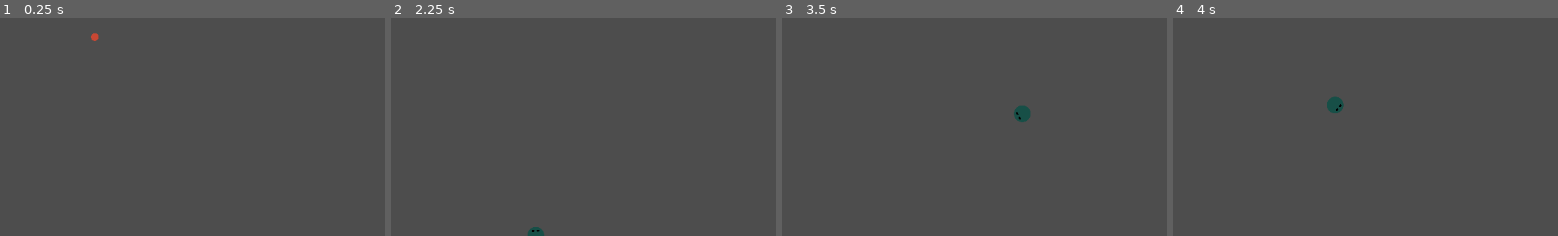
Above: before the commit, frames 1-4 (left to right).
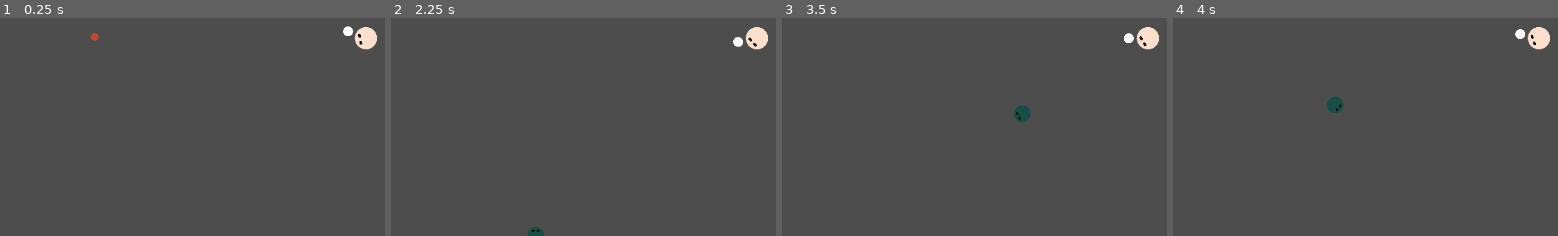
Above: after the commit, the same moments.

Repository: ArcticGizmo/dodgeball
Game: Godot game, scene res://scenes/levels/level.tscn
Same seed, same stepped clock (60 frames per second), same inputs: the game is played once before the commit and once after it. The engine's default icon, where the game draws it, is replaced by a stand-in: a white triangle on a blue panel in a dark square.
Inputs (mouse positions are % of the whole screen's width and height, from its top left):
- Up to frame 1 (0.25 s): no input
- Up to frame 2 (2.25 s): tap Enter at 0.5 s; move the mouse to (73, 44) at 0.52 s; hold D (right) 0.53-1.28 s; click (73, 44) at 0.6 s; move the mouse to (29, 54) at 1.27 s; hold S (down) 1.28-2.03 s; right-click (29, 54) at 1.35 s; tap Space at 2 s; move the mouse to (60, 26) at 2.02 s; hold D (right) from 2.03 s (still down); click (60, 26) at 2.1 s
- Up to frame 3 (3.5 s): move the mouse to (45, 70) at 2.77 s; release D (right) at 2.78 s; hold W (up) from 2.78 s (still down); right-click (45, 70) at 2.85 s
- Up to frame 4 (4 s): tap Enter at 3.5 s; move the mouse to (81, 65) at 3.52 s; release W (up) at 3.53 s; hold A (left) from 3.53 s (still down); click (81, 65) at 3.6 s
The pictures show only the part of the screen within x 43-93%, y 21-71%; the shares and areas given below are measured in that part.

The runs differ from the first frame. In frame 1, 0.6% of the frame differs, in the area x 89-98%, y 3-15%; in frame 2, 0.6%; in frame 3, 0.6%; in frame 4, 0.6%.

Commit message:
Added a rebounder

Diff:
--- a/scenes/levels/level.gd
+++ b/scenes/levels/level.gd
@@ -18,8 +18,15 @@
 
 
 
-func _on_player_create_ball(position, velocity, times_thrown = 0):
-	print("create ball")
+func _on_player_create_ball(position, velocity, times_thrown):
+	print("player create ball")
+	_on_create_ball(position, velocity, times_thrown)
+
+func _on_rebounder_create_ball(position, velocity, times_thrown):
+	print("rebounder create ball")
+	_on_create_ball(position, velocity, times_thrown)
+
+func _on_create_ball(position, velocity, times_thrown = 0):
 	var ball = ball_template.instantiate()
 
 	ball.global_position = position
--- a/scenes/levels/level.tscn
+++ b/scenes/levels/level.tscn
@@ -6,6 +6,7 @@
 [ext_resource type="PackedScene" uid="uid://jp2ugf28lli6" path="res://scenes/projectiles/ball.tscn" id="4_nq2sh"]
 [ext_resource type="PackedScene" uid="uid://dp520mjupndw2" path="res://scenes/objects/wall.tscn" id="4_y3edk"]
 [ext_resource type="PackedScene" uid="uid://byuo0i4ns66sp" path="res://scenes/objects/ball_spawner.tscn" id="5_snfvr"]
+[ext_resource type="PackedScene" uid="uid://dcfae62pc21bu" path="res://scenes/objects/rebounder.tscn" id="7_ek7ia"]
 
 [node name="Level" type="Node2D"]
 script = ExtResource("1_a6nrm")
@@ -25,6 +26,8 @@
 [node name="player" parent="Players" instance=ExtResource("1_gu7g5")]
 position = Vector2(-427, -207)
 scale = Vector2(0.75, 0.75)
+
+[node name="Objects" type="Node" parent="."]
 
 [node name="Projectiles" type="Node" parent="."]
 
@@ -63,6 +66,11 @@
 [node name="PlayerRespawnMarker" type="Marker2D" parent="."]
 position = Vector2(-301, 116)
 
+[node name="Rebounder" parent="." node_paths=PackedStringArray("player") instance=ExtResource("7_ek7ia")]
+position = Vector2(1797, -592)
+player = NodePath("../Players/player")
+
 [connection signal="create_ball" from="Players/player" to="." method="_on_player_create_ball"]
 [connection signal="player_death" from="Players/player" to="." method="_on_player_player_death"]
 [connection signal="timeout" from="PlayerRespawnTimer" to="." method="_on_player_respawn_timer_timeout"]
+[connection signal="create_ball" from="Rebounder" to="." method="_on_rebounder_create_ball"]
--- /dev/null
+++ b/scenes/objects/rebounder.gd
@@ -0,0 +1,45 @@
+extends Node2D
+
+@export var player: CharacterBody2D
+@export var return_bonus_speed_factor: float = 1.01
+@export var throw_speed: int = 1500
+
+signal create_ball(position: Vector2, velocity: Vector2, times_thrown: int)
+
+var ball_held: bool = true
+var ball_caught_speed: float
+var ball_throw_factor: int = 1
+
+func _ready():
+	$HeldItemSprite.visible = ball_held
+
+func _physics_process(delta):
+	if (player):
+		look_at(player.global_position)
+
+func _on_catch_area_body_entered(ball):
+	print("apples")
+	if !(ball is Ball):
+		return
+
+	ball_caught_speed = ball.linear_velocity.length()
+	ball_throw_factor = ball.throw_factor + 1
+	ball.queue_free()
+	ball_held = true
+	$HeldItemSprite.visible = true
+
+	# start bonus speed timer
+	$RethrowTimer.start()
+	$HeldItemSprite.self_modulate = Color(255, 0, 0, 1)
+	create_tween().tween_property($HeldItemSprite, "self_modulate:a", 0.5, 1)
+
+func _on_rethrow_timer_timeout():
+	var ball_speed = max(ball_caught_speed, throw_speed) * return_bonus_speed_factor
+
+	var vel = Vector2.from_angle(rotation) * ball_speed
+
+	create_ball.emit($ThrowFromMarker.global_position, vel, ball_throw_factor)
+
+	ball_held = false
+	ball_throw_factor = 1
+	$HeldItemSprite.visible = false
--- /dev/null
+++ b/scenes/objects/rebounder.tscn
@@ -0,0 +1,39 @@
+[gd_scene load_steps=5 format=3 uid="uid://dcfae62pc21bu"]
+
+[ext_resource type="Texture2D" uid="uid://bwpt4087gmdfu" path="res://graphics/projectiles/player.png" id="1_0s0he"]
+[ext_resource type="Script" path="res://scenes/objects/rebounder.gd" id="1_kxqqj"]
+[ext_resource type="Texture2D" uid="uid://ghh02tewjbgp" path="res://graphics/projectiles/ball.png" id="2_34yvg"]
+
+[sub_resource type="CircleShape2D" id="CircleShape2D_1v1bm"]
+radius = 145.014
+
+[node name="Rebounder" type="Node2D"]
+script = ExtResource("1_kxqqj")
+
+[node name="Sprite2D" type="Sprite2D" parent="."]
+self_modulate = Color(0.984314, 0.870588, 0.796078, 1)
+rotation = -1.5708
+texture = ExtResource("1_0s0he")
+
+[node name="HeldItemSprite" type="Sprite2D" parent="."]
+position = Vector2(95, 56)
+scale = Vector2(0.445313, 0.445313)
+texture = ExtResource("2_34yvg")
+
+[node name="ThrowFromMarker" type="Marker2D" parent="."]
+position = Vector2(211, 1)
+
+[node name="CatchArea" type="Area2D" parent="."]
+collision_layer = 8
+collision_mask = 2
+metadata/_edit_lock_ = true
+
+[node name="CollisionShape2D" type="CollisionShape2D" parent="CatchArea"]
+shape = SubResource("CircleShape2D_1v1bm")
+metadata/_edit_lock_ = true
+
+[node name="RethrowTimer" type="Timer" parent="."]
+one_shot = true
+
+[connection signal="body_entered" from="CatchArea" to="." method="_on_catch_area_body_entered"]
+[connection signal="timeout" from="RethrowTimer" to="." method="_on_rethrow_timer_timeout"]
--- a/scenes/player/player.gd
+++ b/scenes/player/player.gd
@@ -1,7 +1,7 @@
 extends CharacterBody2D
 
 @export var max_speed: int = 1000;
-@export var return_bonus_speed_factor: float = 1.05
+@export var return_bonus_speed_factor: float = 1.01
 @export var throw_speed: int = 1500
 
 signal player_death
--- a/scenes/projectiles/ball.gd
+++ b/scenes/projectiles/ball.gd
@@ -4,15 +4,15 @@
 
 @export var min_damage_speed = 500
 @export var frictionless: bool = false;
-@export var friction: int = 0;
+@export var friction: int = 500;
 
 var throw_factor: int = 0
 
 func _ready():
 	self.linear_damp = 0
-#	if (self.frictionless):
-#		self.physics_material_override.friction = 0
-#		self.physics_material_override.bounce = 1
+	if (friction <= 0):
+		self.physics_material_override.friction = 0
+		self.physics_material_override.bounce = 1
 
 func _physics_process(_delta):
 	if (self.linear_velocity.length() < min_damage_speed):
--- a/scenes/projectiles/ball.tscn
+++ b/scenes/projectiles/ball.tscn
@@ -18,7 +18,6 @@
 gravity_scale = 0.0
 linear_damp = 1.5
 script = ExtResource("1_qkxk1")
-friction = 500
 
 [node name="CollisionShape2D" type="CollisionShape2D" parent="."]
 shape = SubResource("CircleShape2D_1js1r")
Not shown: 1 places in scenes/levels/level.tscn that only renumber resources
